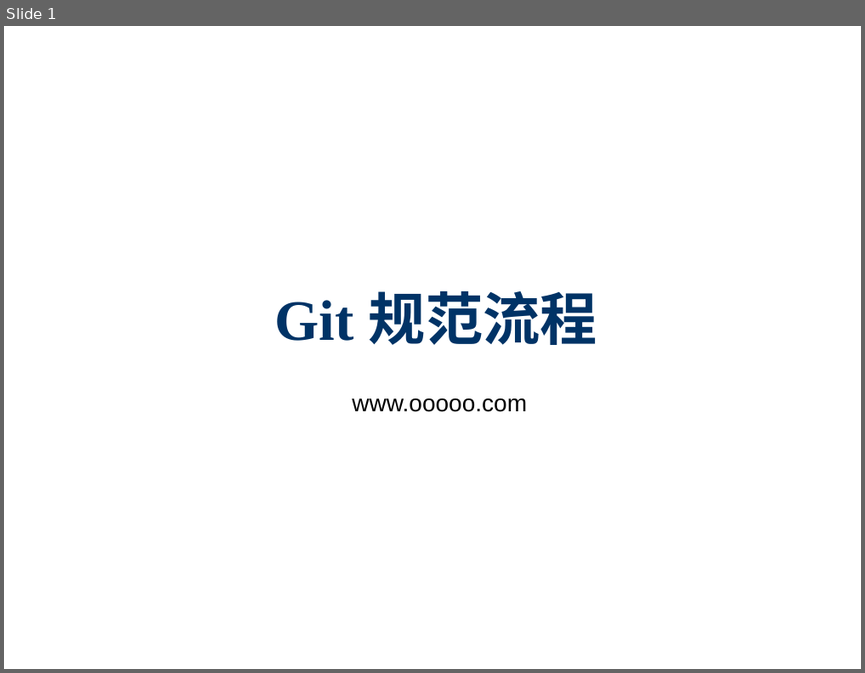
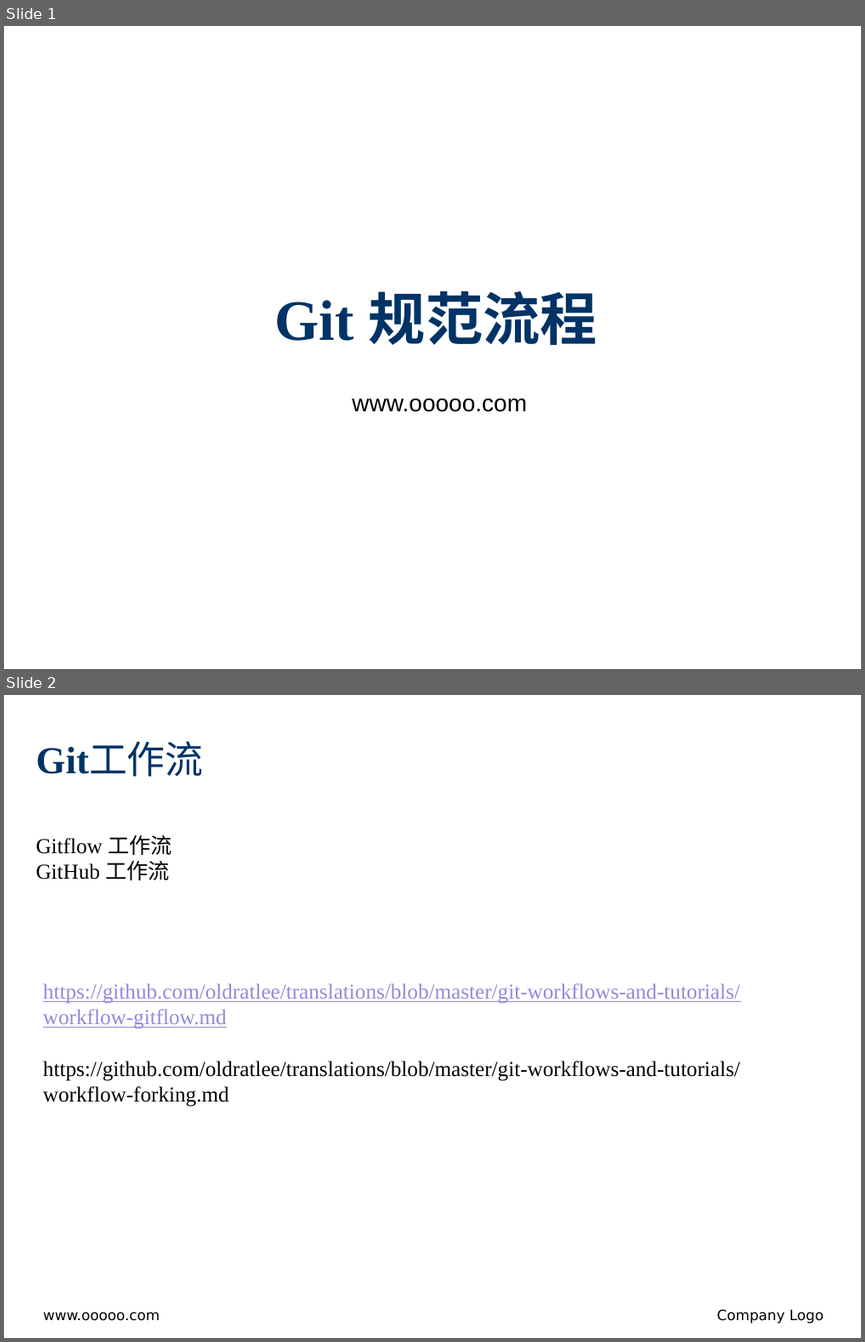
Before and after one commit to jinzhao-china/git.learning, a slide deck: Git Workflow.pptx. Shown one above the other, each under a label of ours: slide 1 before the commit, slides 1 and 2 after it. The pictures are 865x673 and 865x1342 pixels, drawn with LibreOffice and Linux fonts; fonts in the diff are those of the drawing; background and template pictures are left out. Boxes give left, top, right and bottom in pixels: in the first picture for what was removed or moved away, otherwise in the second. Text is boxed around its words. In the diff, an @@ line names an element or a change of style, - is before the commit and + after.

```diff
--- a/Git Workflow.pptx
+++ b/Git Workflow.pptx
@@ slide 2 added at <box>4,695,861,1338</box>, background #FFFFFF; not listed: 1 template element that a slide beside it also shows @@
@@ title added at <box>36,744,204,777</box>, 32 pt, text #003366, bold @@
+Git工作流
@@ text added at <box>36,835,172,880</box>, 18 pt, text #000000 @@
+Gitflow 工作流
+GitHub 工作流
@@ text added at <box>43,983,740,1106</box>, 18 pt, text #918BDB, underline @@
+https://github.com/oldratlee/translations/blob/master/git-workflows-and-tutorials/workflow-gitflow.md
+https://github.com/oldratlee/translations/blob/master/git-workflows-and-tutorials/workflow-forking.md
@@ text added at <box>43,1311,160,1321</box>, 12 pt, text #000000 @@
+www.ooooo.com
@@ text added at <box>717,1309,823,1323</box>, 12 pt, text #000000 @@
+Company Logo
```
Also in this commit, not shown: 1 slide changed, 2 other slides added.
